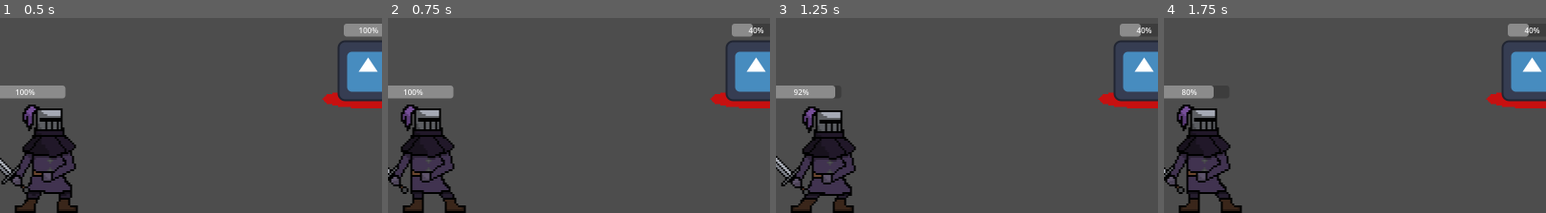
Above: before the commit, frames 1-4 (left to right).
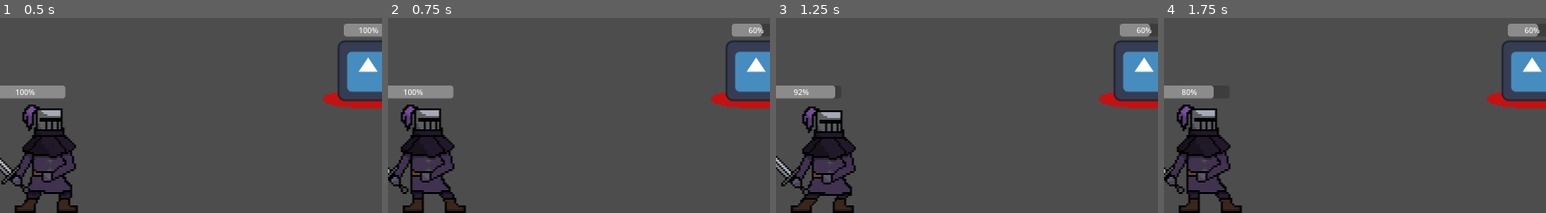
Above: after the commit, the same moments.

Repository: mwingerden/Shinko
Game: Godot game, scene res://Scenes/Levels/level_1.tscn
The game is run twice, just before and just after one commit, with the same random seed, the same clock (stepped at 60 frames per second) and the same inputs. The engine's default icon, where the game draws it, is replaced by a stand-in: a white triangle on a blue panel in a dark square.
Inputs:
- Up to frame 1 (0.5 s): no input
- Up to frame 2 (0.75 s): click "Attack" at 0.5 s
- Up to frame 3 (1.25 s): no input
- Up to frame 4 (1.75 s): hold Up (ui_up) from 1.28 s (still down)
The pictures show only the part of the screen within x 22-72%, y 0-50%; the shares and areas given below are measured in that part.

Frame 1 is identical in both runs. In frame 2, 0.2% of the frame differs, in the area x 94-98%, y 2-10%; in frame 3, 0.2%; in frame 4, 0.2%.

Commit message:
Added Modifiable Exp Drop

Diff:
--- a/Scenes/Levels/level_1.tscn
+++ b/Scenes/Levels/level_1.tscn
@@ -135,6 +135,10 @@
 position = Vector2(1119, 189)
 script = null
 
+[node name="EnemyAxe" parent="Battle/GroupEnemy1" index="0"]
+MAX_HEALTH = 3
+EXP_DROP = 9
+
 [connection signal="pressed" from="Actions/Panel/HBoxContainer/Attack" to="Battle" method="_on_attack_pressed"]
 [connection signal="pressed" from="Actions/Panel/HBoxContainer/Swap Weapon" to="Battle" method="_on_swap_weapon_pressed"]
 [connection signal="pressed" from="Actions/Panel/HBoxContainer/Defend" to="Battle" method="_on_defend_pressed"]
@@ -142,3 +146,5 @@
 [connection signal="pressed" from="Items/Panel/HBoxContainer/Health" to="Battle" method="_on_health_pressed"]
 [connection signal="pressed" from="Items/Panel/HBoxContainer/Shield" to="Battle" method="_on_shield_pressed"]
 [connection signal="pressed" from="Items/Panel/HBoxContainer/Back" to="Battle" method="_on_back_pressed"]
+
+[editable path="Battle/GroupEnemy1"]
--- a/Scripts/Enemies/enemy_axe.gd
+++ b/Scripts/Enemies/enemy_axe.gd
@@ -7,11 +7,15 @@
 var weapon = Global.weapon.AXE
 
 @export var MAX_HEALTH = 2
+@export var EXP_DROP = 1
 var current_health = MAX_HEALTH:
 	set(value):
 		current_health = value
 		_update_progress_bar()
 		_play_animation()
+
+func _ready():
+	current_health = MAX_HEALTH
 
 func _update_progress_bar():
 	progress_bar.value = (float(current_health) / MAX_HEALTH) * 100
@@ -38,3 +42,6 @@
 
 func get_weapon_type():
 	return weapon
+
+func exp_drop():
+	return EXP_DROP
--- a/Scripts/Enemies/enemy_spear.gd
+++ b/Scripts/Enemies/enemy_spear.gd
@@ -7,11 +7,15 @@
 var weapon = Global.weapon.SPEAR
 
 @export var MAX_HEALTH = 2
+@export var EXP_DROP = 1
 var current_health = MAX_HEALTH:
 	set(value):
 		current_health = value
 		_update_progress_bar()
 		_play_animation()
+
+func _ready():
+	current_health = MAX_HEALTH
 
 func _update_progress_bar():
 	progress_bar.value = (float(current_health) / MAX_HEALTH) * 100
--- a/Scripts/Enemies/enemy_sword.gd
+++ b/Scripts/Enemies/enemy_sword.gd
@@ -7,11 +7,15 @@
 var weapon = Global.weapon.SWORD
 
 @export var MAX_HEALTH = 2
+@export var EXP_DROP = 1
 var current_health = MAX_HEALTH:
 	set(value):
 		current_health = value
 		_update_progress_bar()
 		_play_animation()
+
+func _ready():
+	current_health = MAX_HEALTH
 
 func _update_progress_bar():
 	progress_bar.value = (float(current_health) / MAX_HEALTH) * 100
--- a/Scripts/Global.gd
+++ b/Scripts/Global.gd
@@ -40,8 +40,8 @@
 func upgrade_health():
 	level_health += 1
 
-func exp_add():
-	current_exp_count += 1
+func exp_add(value):
+	current_exp_count += value
 
 func exp_sub():
 	current_exp_count -= 1
--- a/Scripts/Utility/battle.gd
+++ b/Scripts/Utility/battle.gd
@@ -99,7 +99,7 @@
 			enemies[i].take_damage(damage)
 			if enemies[i].get_current_health() <= 0:
 				#Play Death Animation Here
-				SignalManager.exp_add.emit()
+				SignalManager.exp_add.emit(enemies[i].exp_drop())
 				spawn_potion(enemies[i].global_position)
 				enemies[i].queue_free()
 				enemies.remove_at(i)
